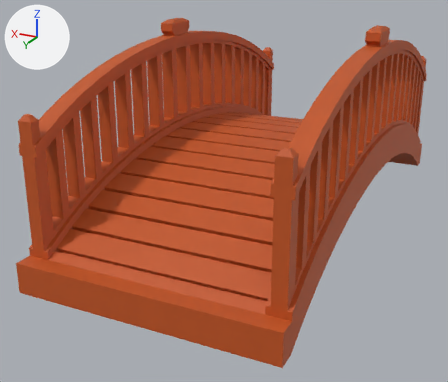
Renders of the Blender file blender-2.8/simple (with-materials)/wooden-bridge.blend from each side of a commit.
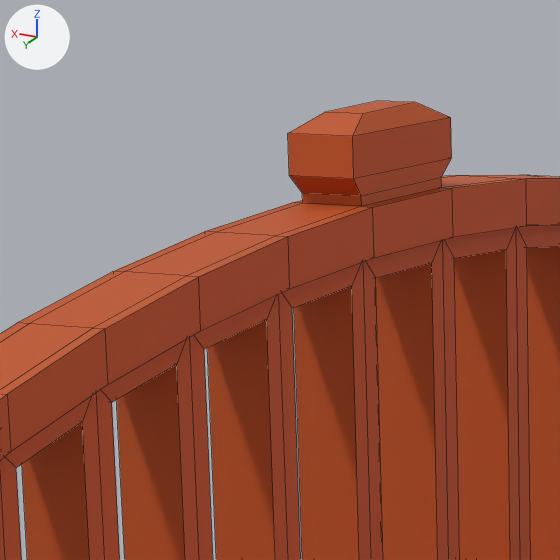
The first picture shows the older version from a 50 mm camera at (-1.37, 3.44, 1.89) aimed at (0.2, 0.26, 0.62). The close-ups show both versions on the part from 25% to 46% of the width and 0% to 26% of the height of that picture. The lights are fixed; the arrows at upper left show +X, +Y and +Z. The close-ups show mesh edges as thin lines.

Objects in the first close-up: 'Wooden Bridge'.
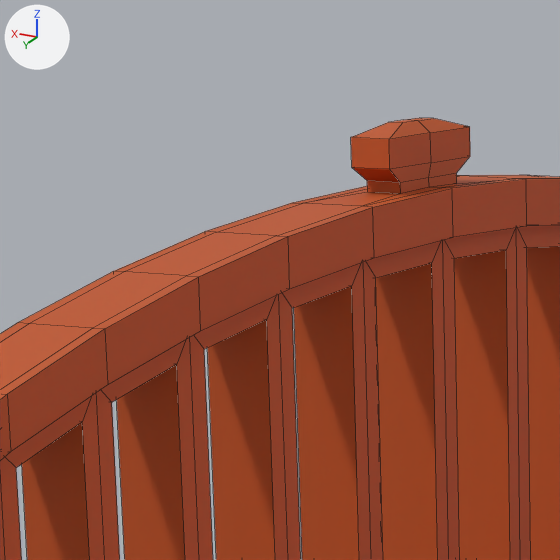
Boxes (x1, y1, x2, y2) around the edits, measured in the close-ups (560 x 560 px):
'Wooden Bridge', reshaped
    before: (0, 101, 560, 560)
    after: (0, 118, 560, 560)
part 1 of me_cube, built on
    before: (288, 101, 513, 206)
    after: (307, 118, 513, 206)

Edits to the bpy script that builds the scene:
```text
Change me_cube:
    used by ob_wooden_bridge; location = (0.0, 0.0, 0.0)
    remove me_cube.from_pydata(...)  # 761 vertices, 735 faces; spans x 0.0..0.67, y -1.51..1.51, z 0.43..1.6
    add me_cube.from_pydata(...)  # 775 vertices, 749 faces; spans x 0.0..0.67, y -1.51..1.51, z 0.43..1.58
    me_cube part 1
    4 vertices are removed from x 0.59..0.64, y 0.03..0.14, z 1.6
    9 faces are deleted
    12 vertices move from x 0.58..0.65, y -0.02..0.19, z 1.52..1.58 to x 0.59..0.64, y 0.0..0.09, z 1.51..1.54
    18 vertices are added at x 0.59..0.64, y -0.09..0.09, z 1.51..1.58
    23 new faces join them
```
